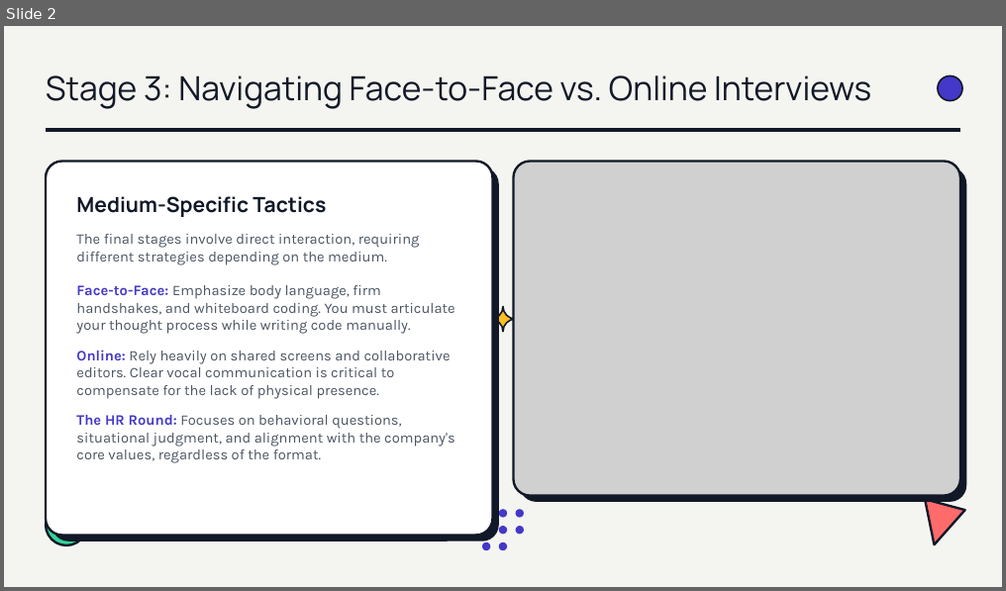
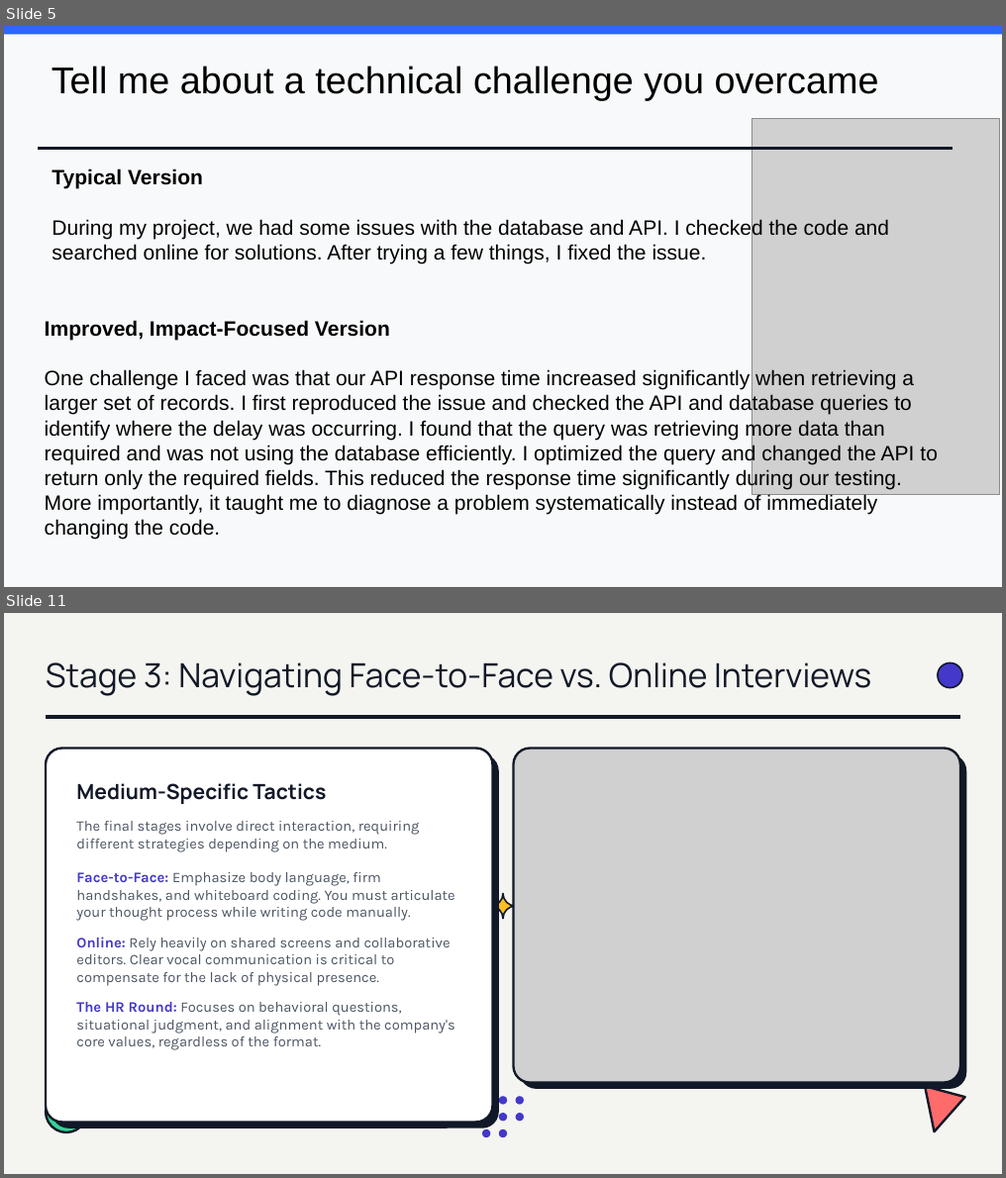
Before and after one commit to brinda-25/workshop, a slide deck: Day4/Mastering_Interview.pptx. Shown one above the other, each under a label of ours: slide 2 before the commit, slides 5 and 11 after it; the slides between them are not shown. The pictures are 1006x591 and 1006x1178 pixels, drawn with LibreOffice and Linux fonts; fonts in the diff are those of the drawing; grey boxes stand for pictures; background and template pictures are left out. Boxes give left, top, right and bottom in pixels: in the first picture for what was removed or moved away, otherwise in the second. Text is boxed around its words. In the diff, an @@ line names an element or a change of style, - is before the commit and + after.

```diff
--- a/Day4/Mastering_Interview.pptx
+++ b/Day4/Mastering_Interview.pptx
@@ slide 5 added at [4,26,1002,587], background picture (left out) @@
@@ rectangle added at [4,26,1002,587], fill #F8F9FA @@
@@ rectangle added at [4,26,1002,34], fill #2D68FE @@
@@ text added at [52,66,879,101], 36 pt, text #000000 @@
+Tell me about a technical challenge you overcame
@@ picture added at [751,119,1000,495] @@
@@ line added from (38, 148) to (953, 148), #111827 3 pt @@
@@ text added at [52,169,889,264], 20 pt, text #000000 @@
+Typical Version
+During my project, we had some issues with the database and API. I checked the code and searched online for solutions. After trying a few things, I fixed the issue.
@@ text added at [45,320,938,540], 20 pt, text #000000 @@
+Improved, Impact-Focused Version
+One challenge I faced was that our API response time increased significantly when retrieving a larger set of records. I first reproduced the issue and checked the API and database queries to identify where the delay was occurring. I found that the query was retrieving more data than required and was not using the database efficiently. I optimized the query and changed the API to return only the required fields. This reduced the response time significantly during our testing. More importantly, it taught me to diagnose a problem systematically instead of immediately changing the code.
@@ what was slide 2 is now slide 11 @@
```
Also in this commit, not shown: 8 other slides added.
